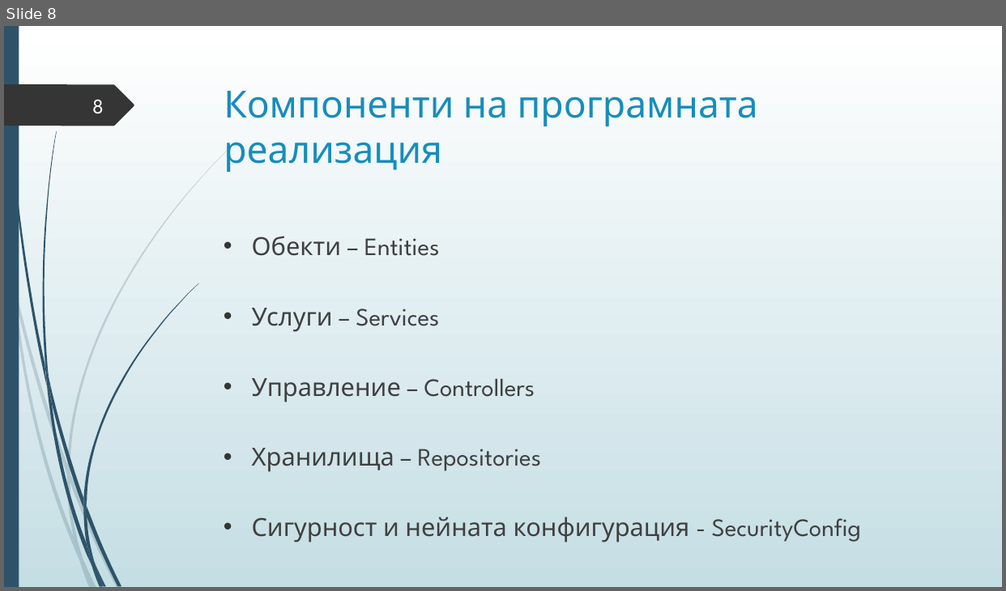
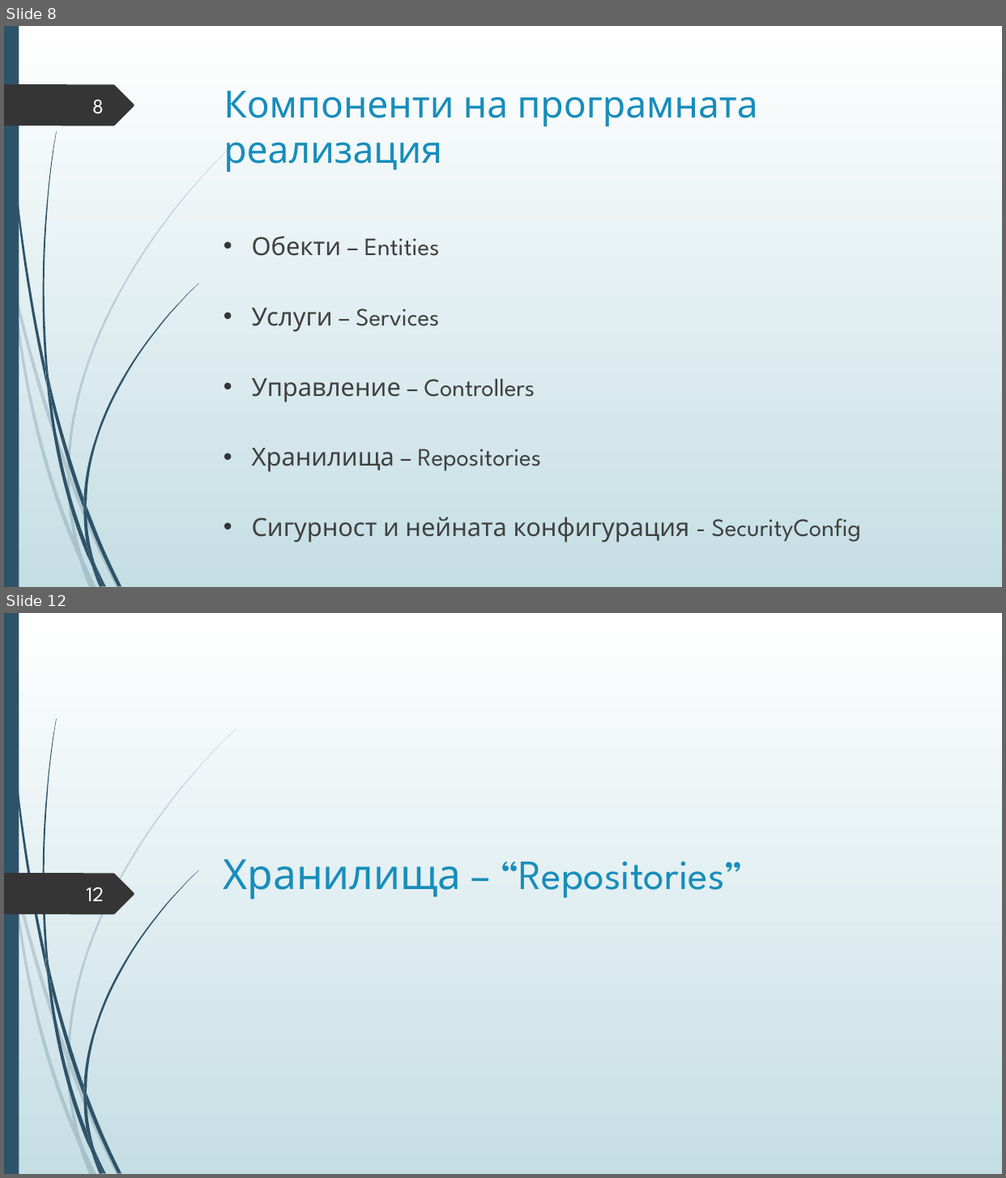
Before and after one commit to Izabel96/PlayingFieldReservations, a slide deck: Дипломна защита.pptx. Shown one above the other, each under a label of ours: slide 8 before the commit, slides 8 and 12 after it; the slides between them are not shown. The pictures are 1006x591 and 1006x1178 pixels, drawn with LibreOffice and Linux fonts; fonts in the diff are those of the drawing. Boxes give left, top, right and bottom in pixels: in the first picture for what was removed or moved away, otherwise in the second. Text is boxed around its words. In the diff, an @@ line names an element or a change of style, - is before the commit and + after.

```diff
--- a/Дипломна защита.pptx
+++ b/Дипломна защита.pptx
@@ slide 12 added at box(4, 613, 1002, 1174), background gradient #FFFFFF to #C5DEE5; not listed: 23 template elements that a slide beside it also shows @@
@@ freeform shape added at box(4, 874, 134, 914), fill #353535 @@
@@ title added at box(224, 859, 743, 900), 40 pt, text #178DBB @@
+Хранилища – “Repositories”
@@ page number added at box(87, 888, 104, 901), 20 pt, text #FEFFFF @@
+12
```
Also in this commit, not shown: 22 other slides added.
